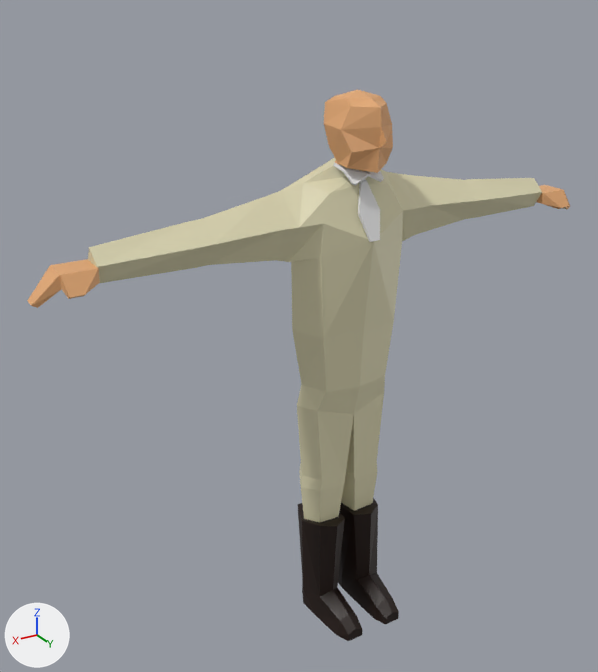
One commit to the Blender file assets/models/groundskeeper/groundskeeper.blend: the scene before it, then after it.
Before and after are seen from a 50 mm camera at (3.23, 4.76, 4.83) aimed at (0.28, -0.15, 2.38). The lights are fixed; the arrows at lower left show +X, +Y and +Z. The first picture is the older version.

Objects in the first picture: 'CollarAndTie', 'Groundskeeper'.
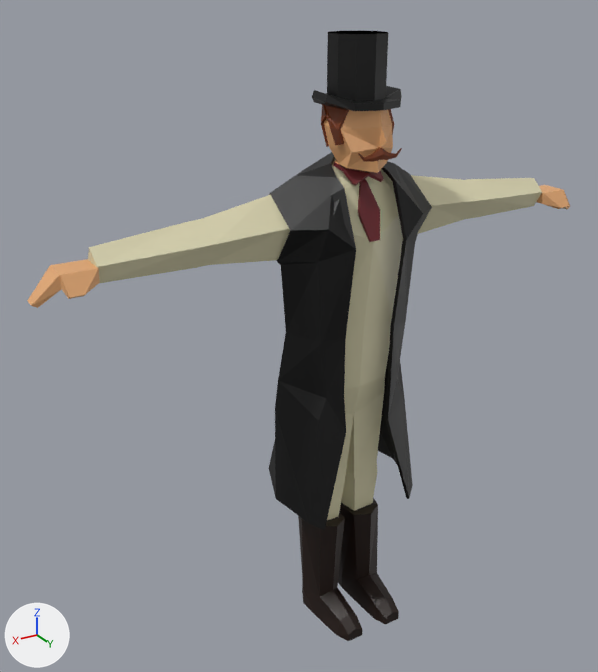
Commit message: Finished coloring the groundskeeper

Location of each change, (x1, y1, x2, y2) in pixels of the pictures (598 x 672 px):
```json
{"object": "Jacket", "change": "shown", "after": [269, 152, 432, 531], "on screen": "black"}
{"object": "Hat", "change": "shown", "after": [312, 30, 402, 111], "on screen": "black"}
{"object": "CollarAndTie", "change": "recoloured", "before": [333, 162, 384, 242], "after": [333, 162, 384, 242], "on screen": "white to dark red"}
{"object": "Hair", "change": "shown", "after": [321, 104, 394, 147], "on screen": "brown"}
{"object": "Moustache", "change": "shown", "after": [358, 147, 402, 162]}
```

The change, as JSON lines over the scene's bpy script:
```json
{"op": "add", "block": "mat_jacket", "code": ["mat_jacket = principled_material('Jacket')", "mat_jacket.base_color = (0.0, 0.0, 0.0)  # black #000000"]}
{"op": "add", "block": "mat_tophat", "code": ["mat_tophat = principled_material('TopHat')", "mat_tophat.base_color = (0.0, 0.0, 0.0)  # black #000000"]}
{"op": "add", "block": "mat_collarandtie", "code": ["mat_collarandtie = principled_material('CollarAndTie')", "mat_collarandtie.base_color = (0.152, 0.0152, 0.0213)  # dark red #6d2128"]}
{"block": "me_cube_008", "where": "me_cube_008.from_pydata(...)  # 36 vertices, 34 faces; spans x -0.45..0.45, y 0.21..1.24, z 2.46..4.06"}
{"op": "add", "block": "me_cube_008", "code": "me_cube_008.materials.append(mat_collarandtie)  # dark red #6d2128"}
{"block": "me_cube_002", "where": "me_cube_002.from_pydata(...)  # 53 vertices, 40 faces; spans x -0.98..0.98, y -0.61..1.34, z 5.49..6.95"}
{"op": "add", "block": "me_cube_002", "code": "me_cube_002.materials.append(mat_tophat)  # black #000000"}
{"block": "me_cube_009", "where": "me_cube_009.from_pydata(...)  # 146 vertices, 132 faces; spans x -1.67..1.67, y -1.05..1.24, z -4.59..4.28"}
{"op": "add", "block": "me_cube_009", "code": "me_cube_009.materials.append(mat_jacket)  # black #000000"}
{"op": "remove", "block": "ob_hair", "code": "ob_hair.hide_set(True)"}
{"op": "remove", "block": "ob_hat", "code": "ob_hat.hide_set(True)"}
{"op": "remove", "block": "ob_jacket", "code": "ob_jacket.hide_set(True)"}
{"op": "remove", "block": "ob_moustache", "code": "ob_moustache.hide_set(True)"}
```
